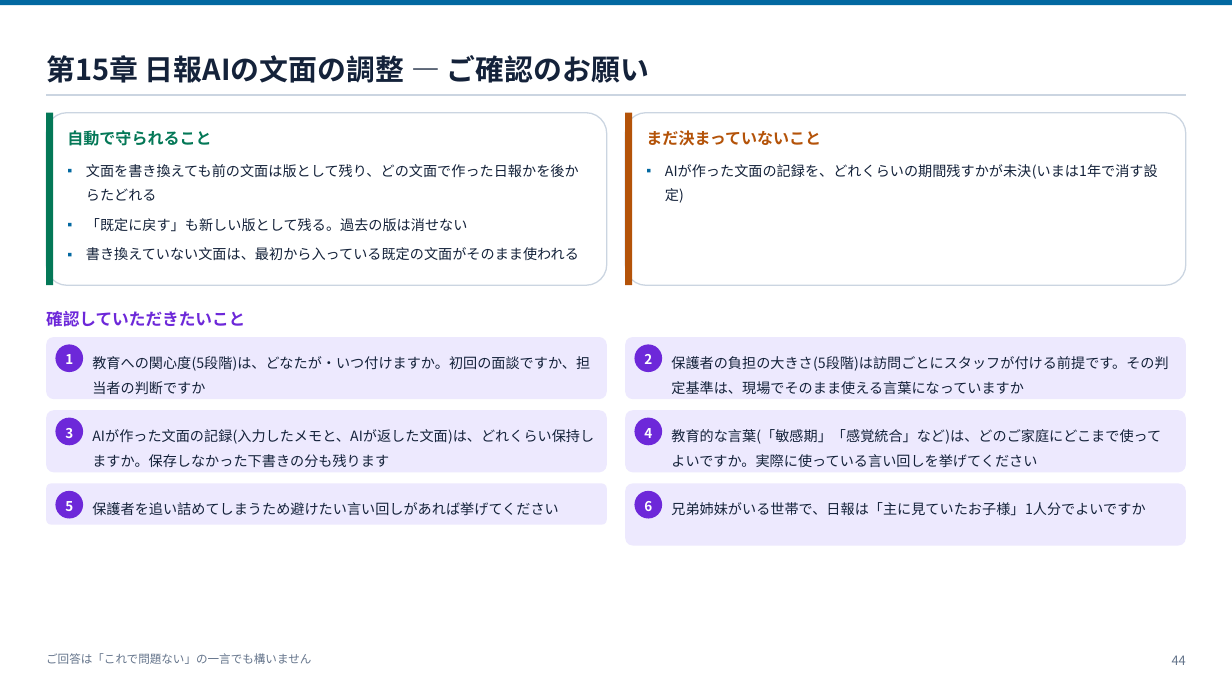
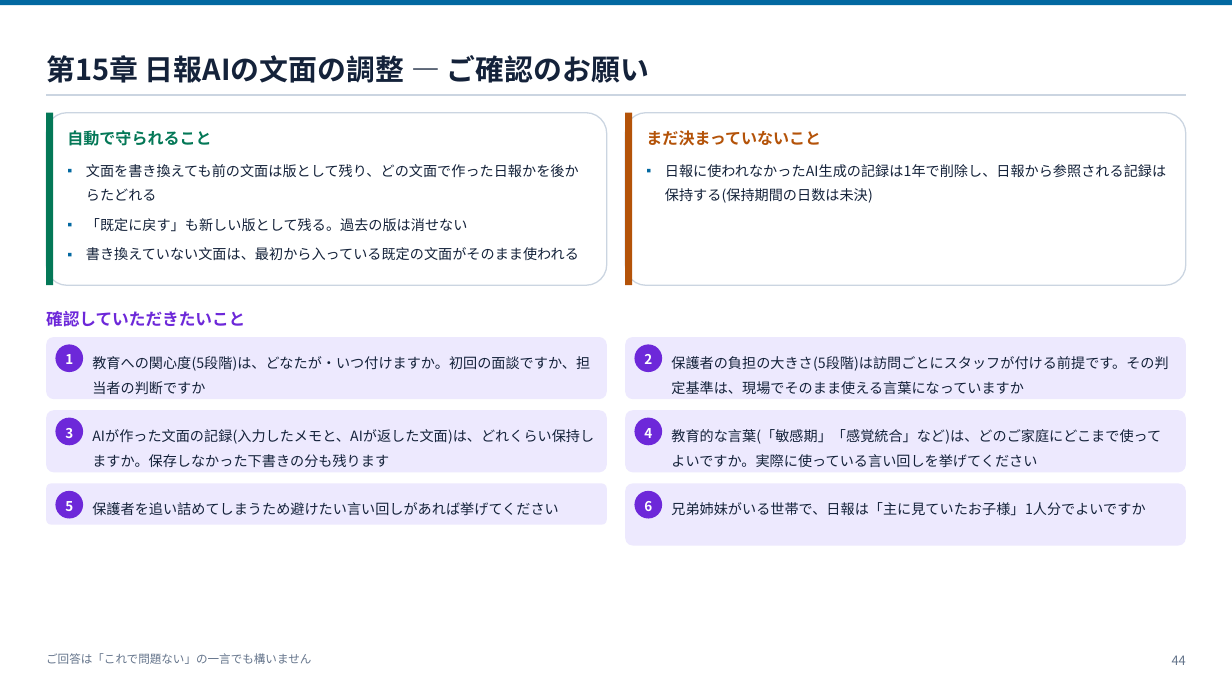
Before and after one commit to ohru131/katahimo-app, a slide deck: slide 44 of doc/slides/db-for-business.pptx. Drawn at 1232x693 pixels with LibreOffice and Linux fonts; fonts in the diff are those of the drawing. Boxes give left, top, right and bottom in pixels: in the first picture for what was removed or moved away, otherwise in the second. Text is boxed around its words. In the diff, an @@ line names an element or a change of style, - is before the commit and + after.

```diff
--- a/doc/slides/db-for-business.pptx
+++ b/doc/slides/db-for-business.pptx
@@ text at <box>665,164,1166,203</box>: text changed @@
-▪ AIが作った文面の記録を、どれくらいの期間残すかが未決(いまは1年で消す設定)
+▪ 日報に使われなかったAI生成の記録は1年で削除し、日報から参照される記録は保持する(保持期間の日数は未決)
```
Also in this commit, not shown: 8 other files.
